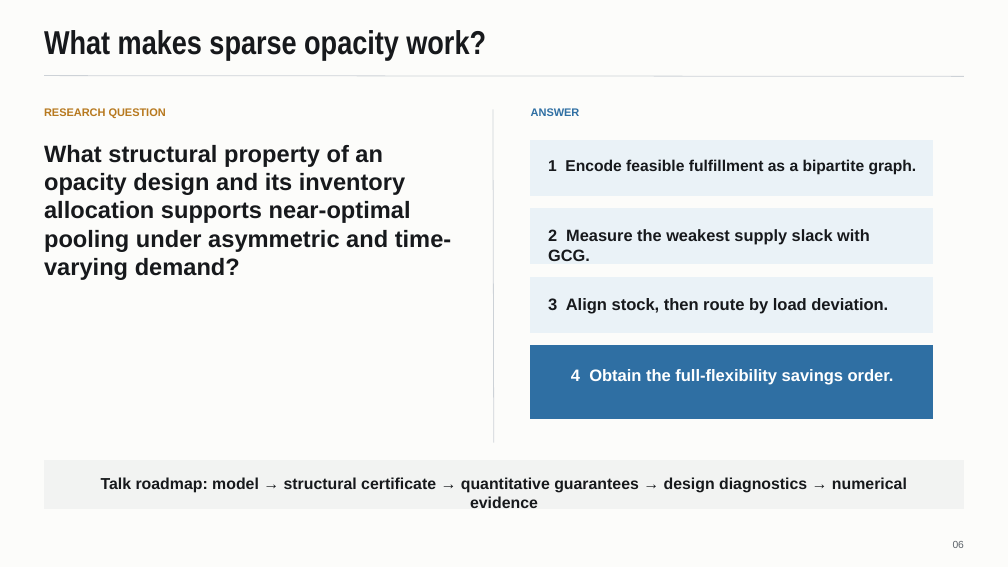
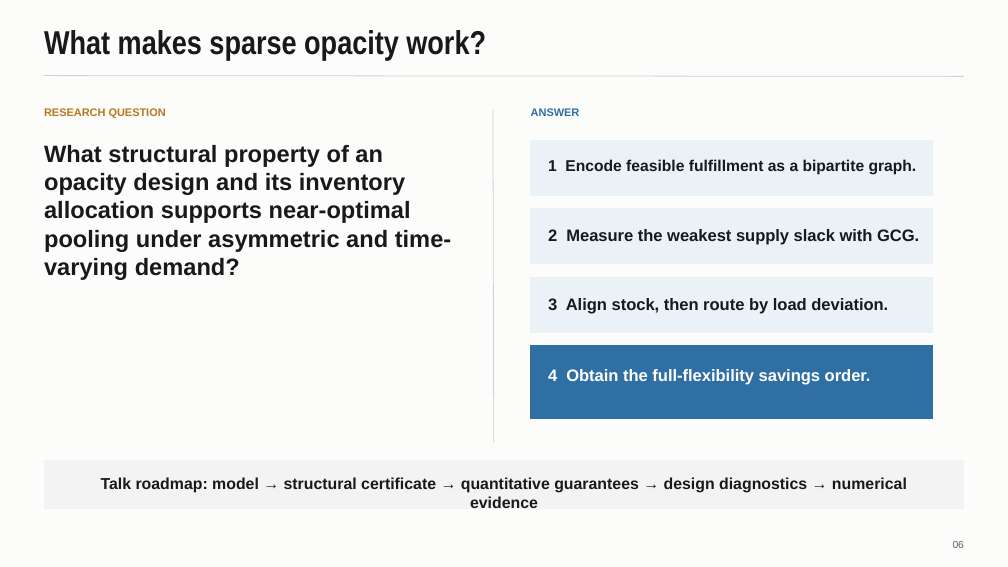
Before and after one commit to LiuJie6010/LiuJie6010.github.io, a slide deck: slide 6 of files/Opaque-Selling-Conference-Slides.pptx. Drawn at 1008x567 pixels with LibreOffice and Linux fonts; fonts in the diff are those of the drawing. Boxes give left, top, right and bottom in pixels: in the first picture for what was removed or moved away, otherwise in the second. Text is boxed around its words. In the diff, an @@ line names an element or a change of style, - is before the commit and + after.

```diff
--- a/files/Opaque-Selling-Conference-Slides.pptx
+++ b/files/Opaque-Selling-Conference-Slides.pptx
@@ text "2 Measure the weakest supply ..." at bbox=[548, 229, 919, 245]: size 15.6 to 15.8 pt @@
@@ text "4 Obtain the full-flexibility savings ..." at bbox=[548, 369, 871, 385]: alignment centre to left @@
```
Also in this commit, not shown: 4 other slides changed.
